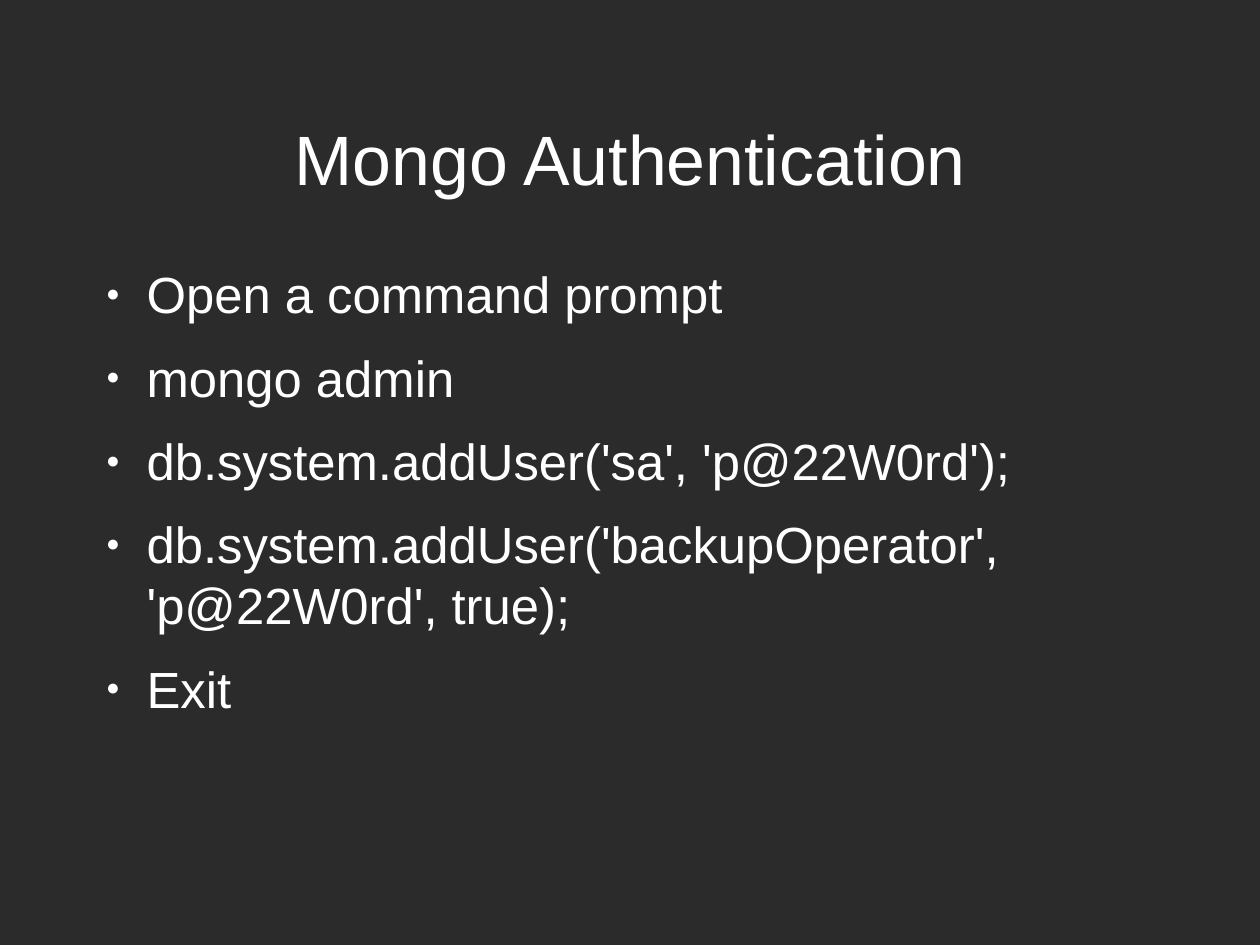
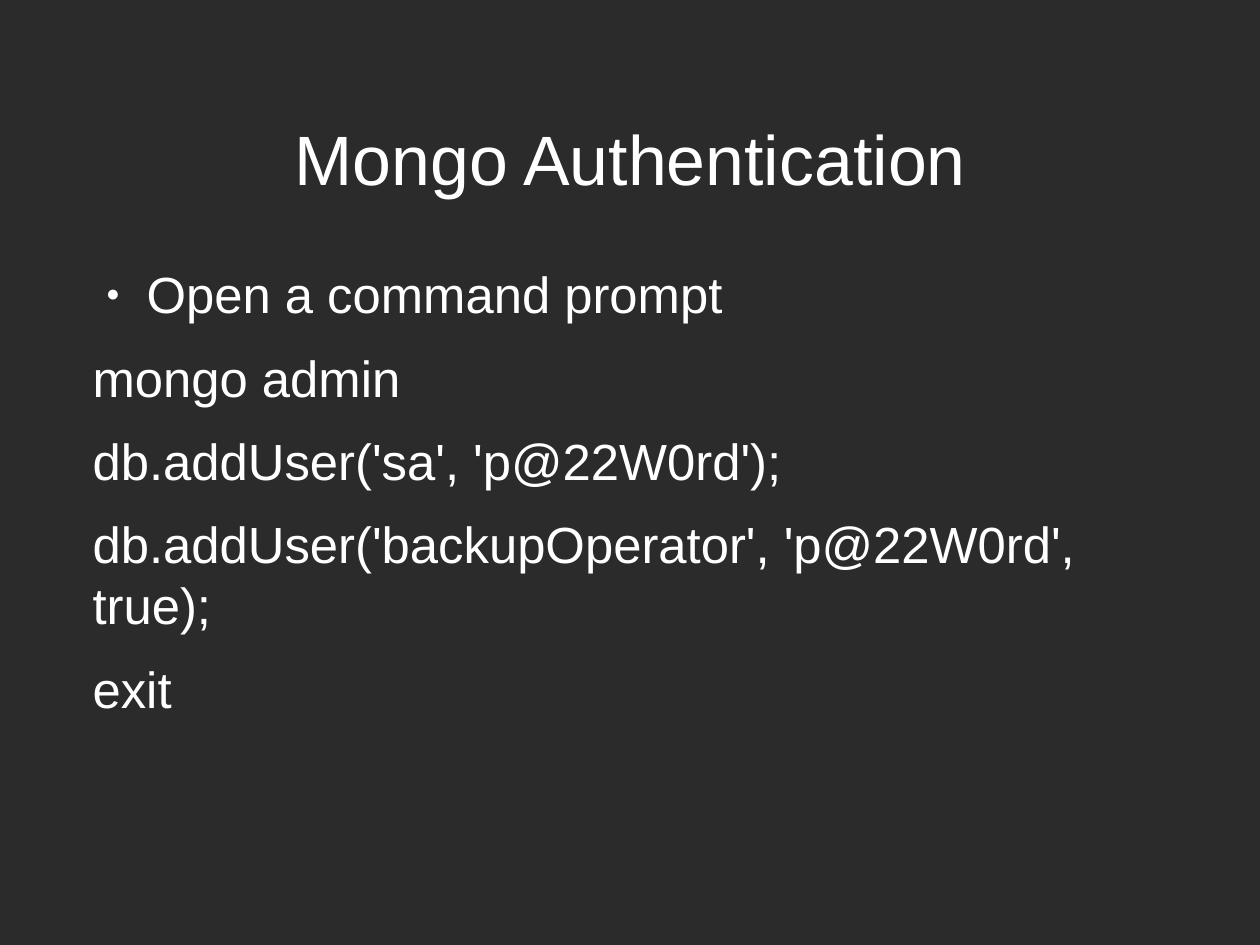
Before and after one commit to zippy1981/TalkMaterials, a slide deck: slide 20 of MongoMeetup/2010-July/Mongo Windows Administration for the Unix Programmer.odp (slide 17 before the commit). Drawn at 1260x945 pixels with LibreOffice and Linux fonts; fonts in the diff are those of the drawing; background and template pictures are left out; a plain dark background stands for a picture behind light text. Boxes give left, top, right and bottom in pixels: in the first picture for what was removed or moved away, otherwise in the second. Text is boxed around its words. In the diff, an @@ line names an element or a change of style, - is before the commit and + after.

```diff
--- a/MongoMeetup/2010-July/Mongo Windows Administration for the Unix Programmer.odp
+++ b/MongoMeetup/2010-July/Mongo Windows Administration for the Unix Programmer.odp
@@ text at (x1=93, y1=360, x2=400, y2=407): bullet ● to none @@
@@ text at (x1=93, y1=443, x2=1075, y2=709): text changed @@
-● db.system.addUser('sa', 'p@22W0rd');
-● db.system.addUser('backupOperator', 'p@22W0rd', true);
-● Exit
+db.addUser('sa', 'p@22W0rd');
+db.addUser('backupOperator', 'p@22W0rd', true);
+exit
```
Also in this commit, not shown: 7 other slides changed, 3 slides added, 2 other files.
